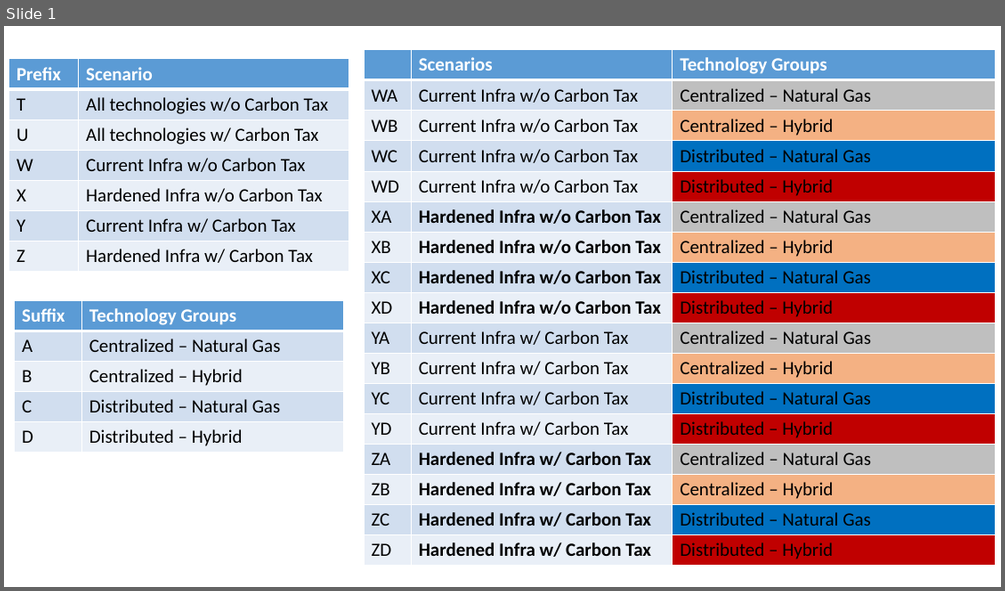
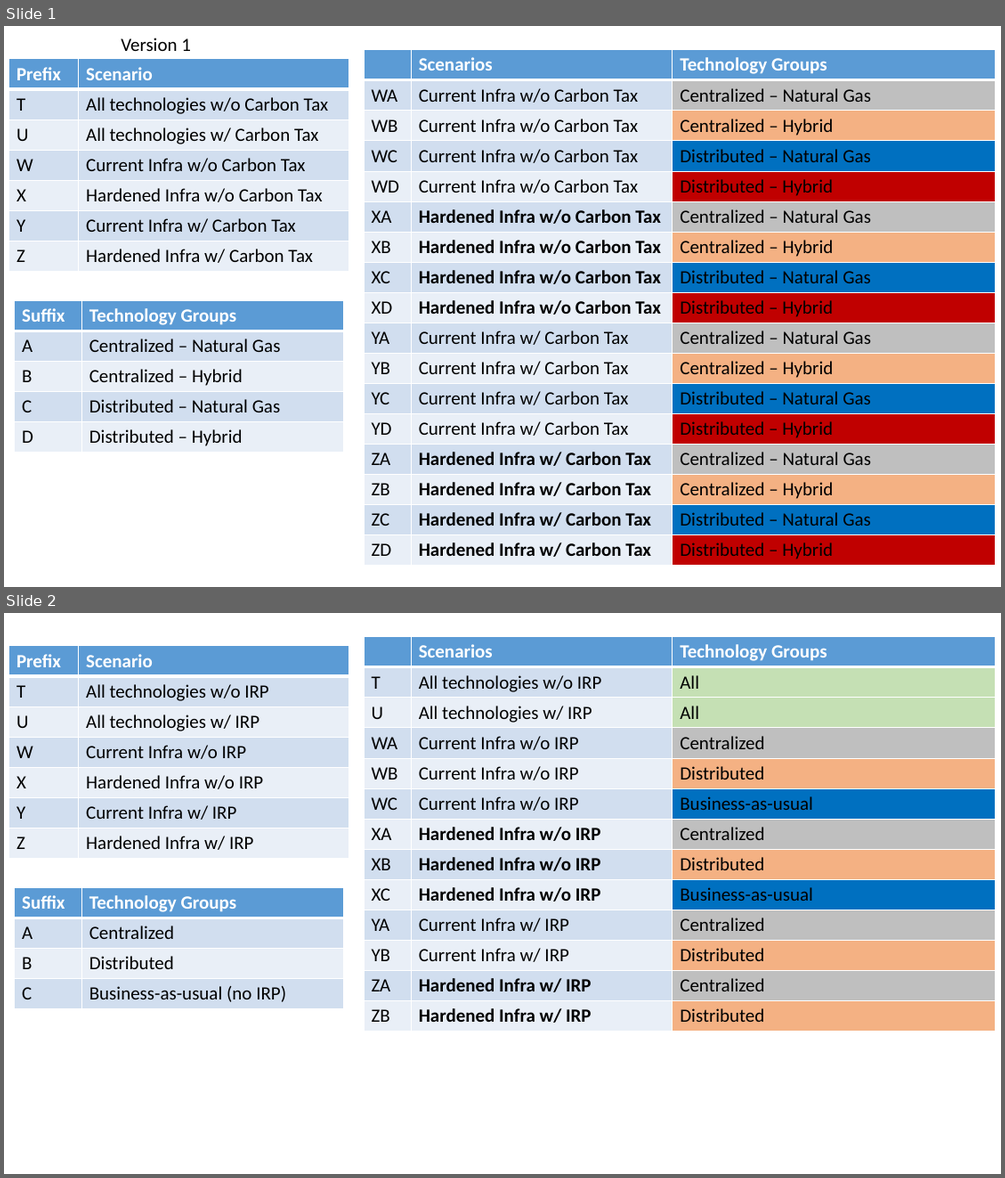
Before and after one commit to EnergyModels/temoatools, a slide deck: projects/puerto_rico_stoch/data/scenario_overview.pptx. Shown one above the other, each under a label of ours: slide 1 before the commit, slides 1 and 2 after it. The pictures are 1005x591 and 1005x1178 pixels, drawn with LibreOffice and Linux fonts; fonts in the diff are those of the drawing. Boxes give left, top, right and bottom in pixels: in the first picture for what was removed or moved away, otherwise in the second. Text is boxed around its words. In the diff, an @@ line names an element or a change of style, - is before the commit and + after.

```diff
--- a/projects/puerto_rico_stoch/data/scenario_overview.pptx
+++ b/projects/puerto_rico_stoch/data/scenario_overview.pptx
@@ slide 2 added at (4,613,1001,1174), background #FFFFFF @@
@@ table added at (364,637,995,1031), 13 rows, 3 columns @@
+ | Scenarios | Technology Groups
+T | All technologies w/o IRP | All
+U | All technologies w/ IRP | All
+WA | Current Infra w/o IRP | Centralized
+WB | Current Infra w/o IRP | Distributed
+WC | Current Infra w/o IRP | Business-as-usual
+XA | Hardened Infra w/o IRP | Centralized
+XB | Hardened Infra w/o IRP | Distributed
+XC | Hardened Infra w/o IRP | Business-as-usual
+YA | Current Infra w/ IRP | Centralized
+YB | Current Infra w/ IRP | Distributed
+ZA | Hardened Infra w/ IRP | Centralized
+ZB | Hardened Infra w/ IRP | Distributed
@@ table added at (9,646,348,859), 7 rows, 2 columns @@
+Prefix | Scenario
+T | All technologies w/o IRP
+U | All technologies w/ IRP
+W | Current Infra w/o IRP
+X | Hardened Infra w/o IRP
+Y | Current Infra w/ IRP
+Z | Hardened Infra w/ IRP
@@ table added at (15,887,343,1008), 4 rows, 2 columns @@
+Suffix | Technology Groups
+A | Centralized
+B | Distributed
+C | Business-as-usual (no IRP)
@@ slide 1 changed as well @@
@@ text added at (121,38,191,51), 18 pt, text #000000 @@
+Version 1
```
Also in this commit, not shown: 8 other files.
